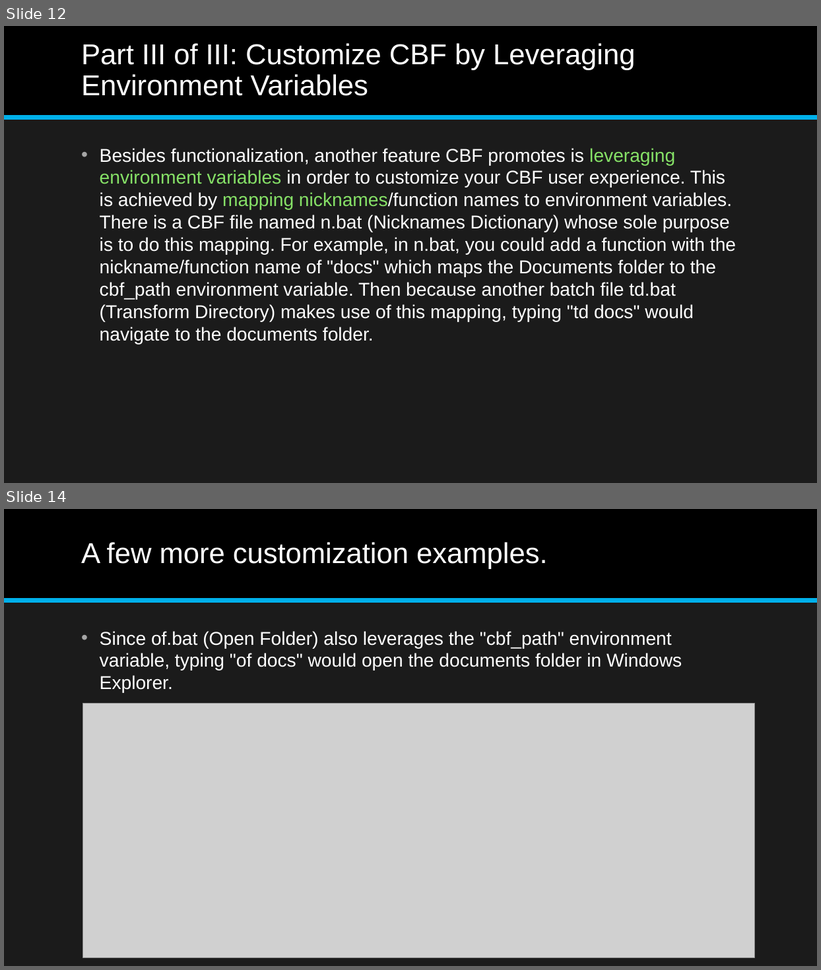
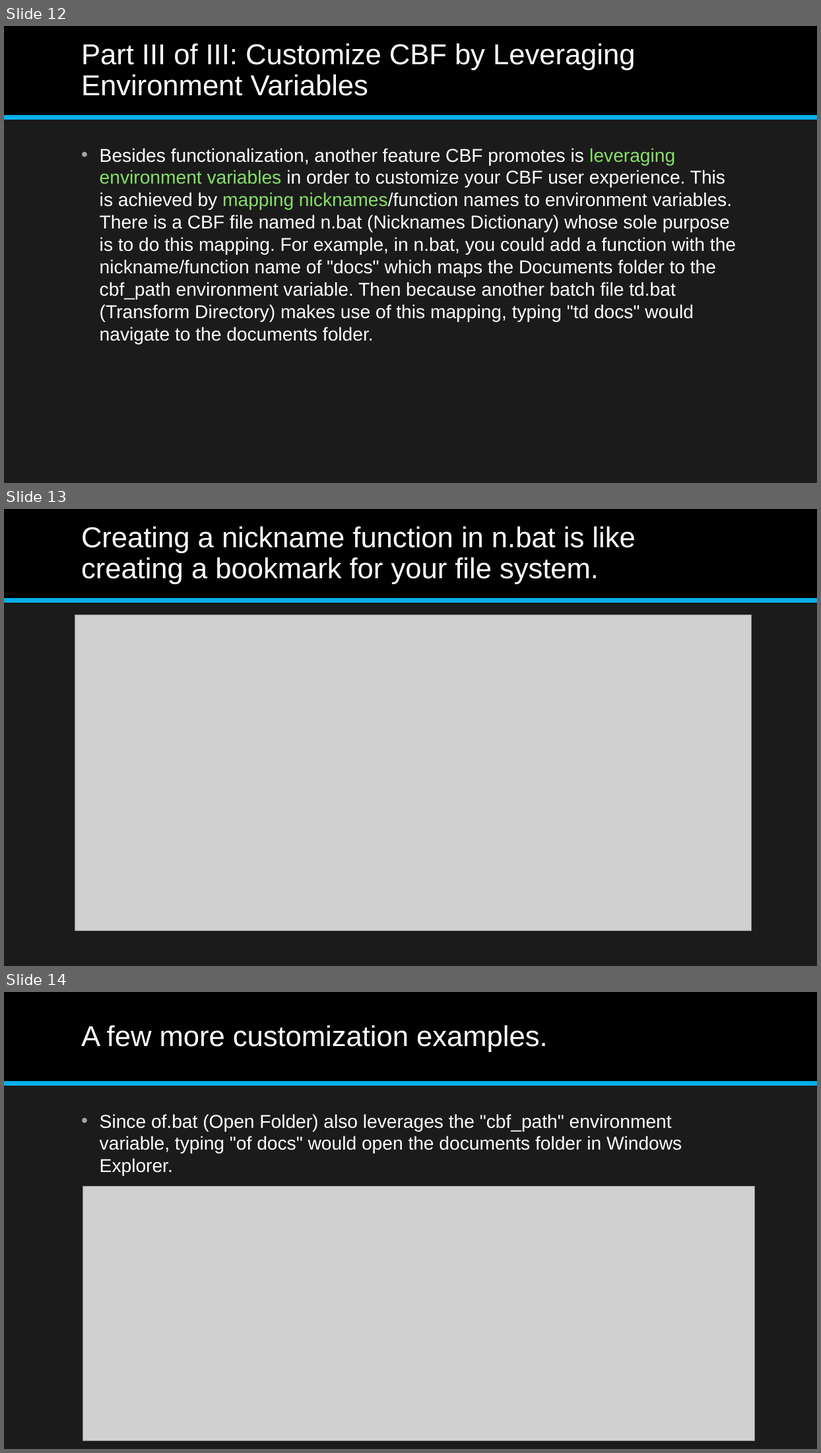
Before and after one commit to jonathan-r-jones/Composable-Batch-Files, a slide deck: Composable Batch File Helper.pptx. Shown one above the other, each under a label of ours: slides 12 and 14 before the commit, slides 12, 13 and 14 after it; the slides between them are not shown. The pictures are 821x970 and 821x1453 pixels, drawn with LibreOffice and Linux fonts; fonts in the diff are those of the drawing; grey boxes stand for pictures. Boxes give left, top, right and bottom in pixels: in the first picture for what was removed or moved away, otherwise in the second. Text is boxed around its words. In the diff, an @@ line names an element or a change of style, - is before the commit and + after.

```diff
--- a/Composable Batch File Helper.pptx
+++ b/Composable Batch File Helper.pptx
@@ slide 13 added at (4,509,817,966), background #1B1B1B; not listed: 2 template elements that a slide beside it also shows @@
@@ title added at (81,526,635,584), 34 pt, text #FFFFFF @@
+Creating a nickname function in n.bat is like creating a bookmark for your file system.
@@ picture added at (75,615,752,931) @@
```
Also in this commit, not shown: 5 slides changed, 1 slide removed, 1 other file.
